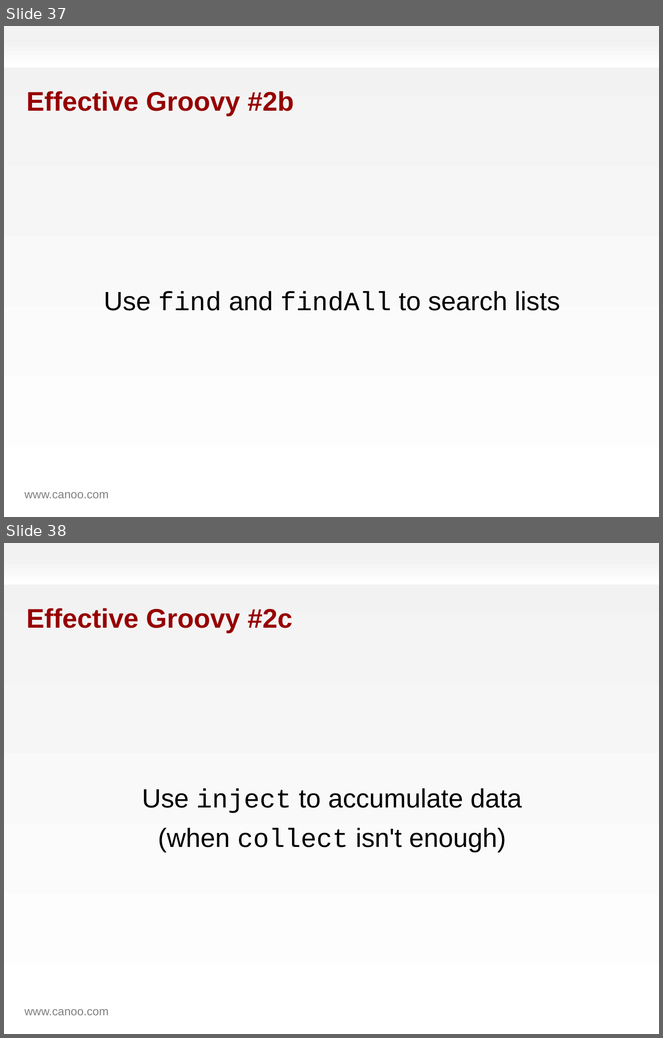
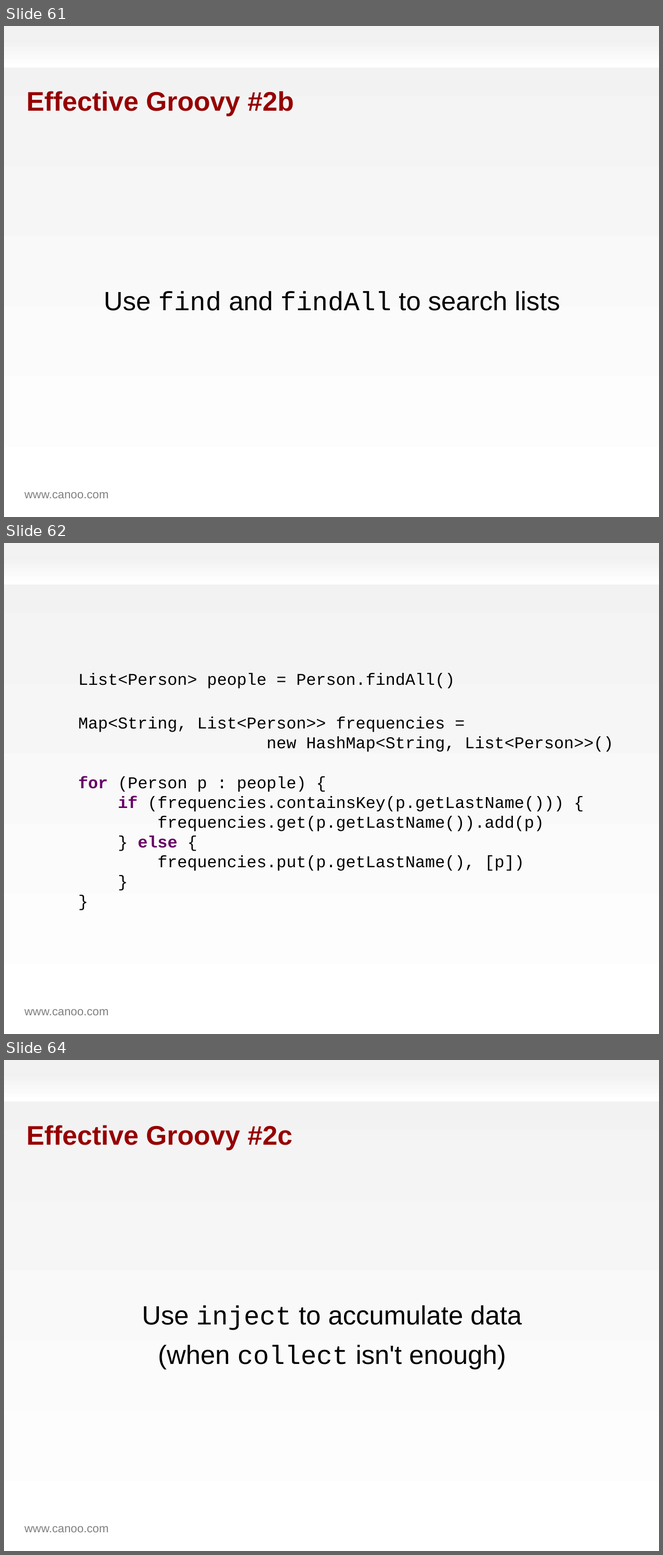
Before and after one commit to HamletDRC/presentations, a slide deck: effectivegroovy/effectivegroovy_gr82011.odp. Shown one above the other, each under a label of ours: slides 37 and 38 before the commit, slides 61, 62 and 64 after it; the slides between them are not shown. The pictures are 663x1038 and 663x1555 pixels, drawn with LibreOffice and Linux fonts; fonts in the diff are those of the drawing; background and template pictures are left out. Boxes give left, top, right and bottom in pixels: in the first picture for what was removed or moved away, otherwise in the second. Text is boxed around its words. In the diff, an @@ line names an element or a change of style, - is before the commit and + after.

```diff
--- a/effectivegroovy/effectivegroovy_gr82011.odp
+++ b/effectivegroovy/effectivegroovy_gr82011.odp
@@ slide 62 added at box(4, 543, 659, 1034), background gradient #F2F2F2 to #FFFFFF; not listed: 2 template elements that a slide beside it also shows @@
@@ text added at box(78, 673, 613, 871), 20 pt, text #000000 @@
+List<Person> people = Person.findAll()
+Map<String, List<Person>> frequencies =
+new HashMap<String, List<Person>>()
+for (Person p : people) {
+if (frequencies.containsKey(p.getLastName())) {
+frequencies.get(p.getLastName()).add(p)
+} else {
+frequencies.put(p.getLastName(), [p])
+}
+}
@@ what was slide 37 is now slide 61 @@
@@ what was slide 38 is now slide 64 @@
```
Also in this commit, not shown: 7 slides changed, 48 other slides added, 2 slides removed, 7 other files.
